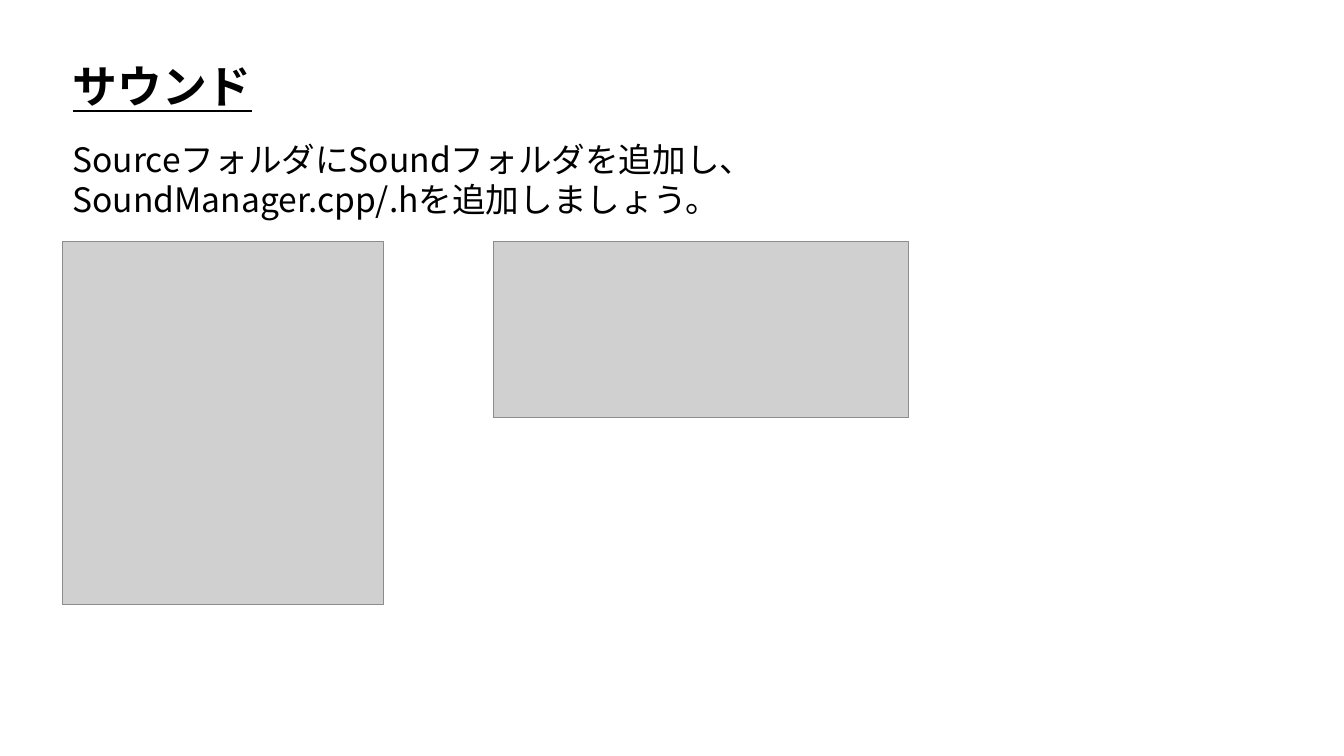
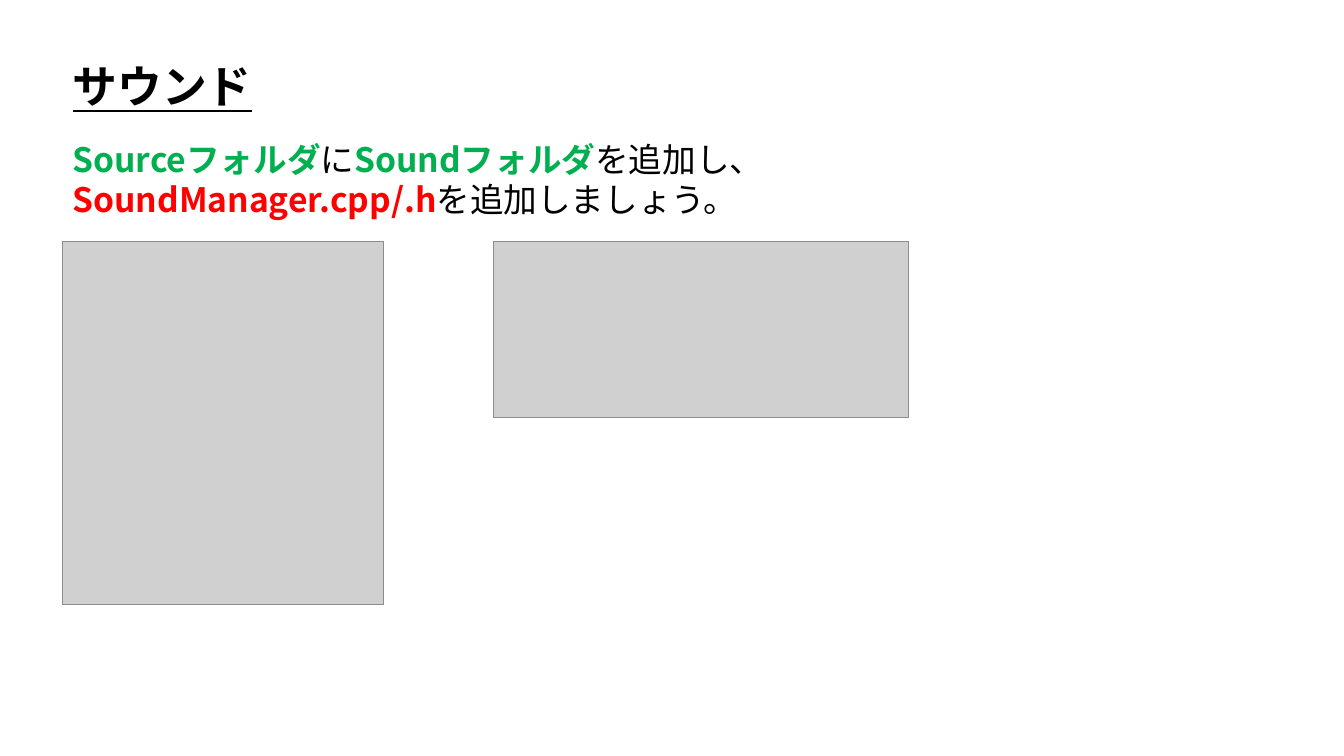
Before and after one commit to ArakiYusuke-Ohara/Textbook, a slide deck: slide 3 of ゲーム科1年/00_前期/ゲームプログラミングⅡ/03_サウンド.pptx. Drawn at 1344x756 pixels with LibreOffice and Linux fonts; fonts in the diff are those of the drawing; grey boxes stand for pictures. Boxes give left, top, right and bottom in pixels: in the first picture for what was removed or moved away, otherwise in the second. Text is boxed around its words. In the diff, an @@ line names an element or a change of style, - is before the commit and + after.

```diff
--- a/ゲーム科1年/00_前期/ゲームプログラミングⅡ/03_サウンド.pptx
+++ b/ゲーム科1年/00_前期/ゲームプログラミングⅡ/03_サウンド.pptx
@@ text "SourceフォルダにSoundフォルダを追加し、" at (72, 143, 763, 220): text colour #000000 to #00B050 in "SourceフォルダにSoundフォルダを追加し、"; bold on in "SourceフォルダにSoundフォルダを追加し、", "SoundManager.cpp/.hを追加しましょう。"; text colour #000000 to #FF0000 in "SoundManager.cpp/.hを追加しましょう。" @@
```
Also in this commit, not shown: 2 other slides changed, 7 other files.
